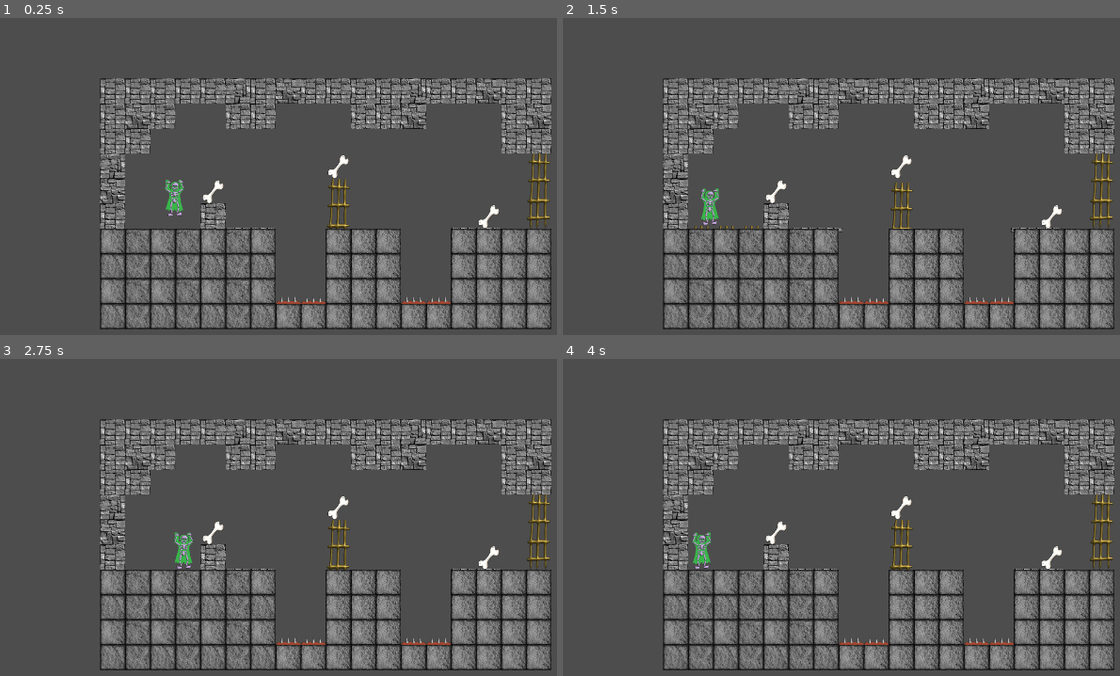
Above: before the commit, frames 1-4 (two rows, left to right).
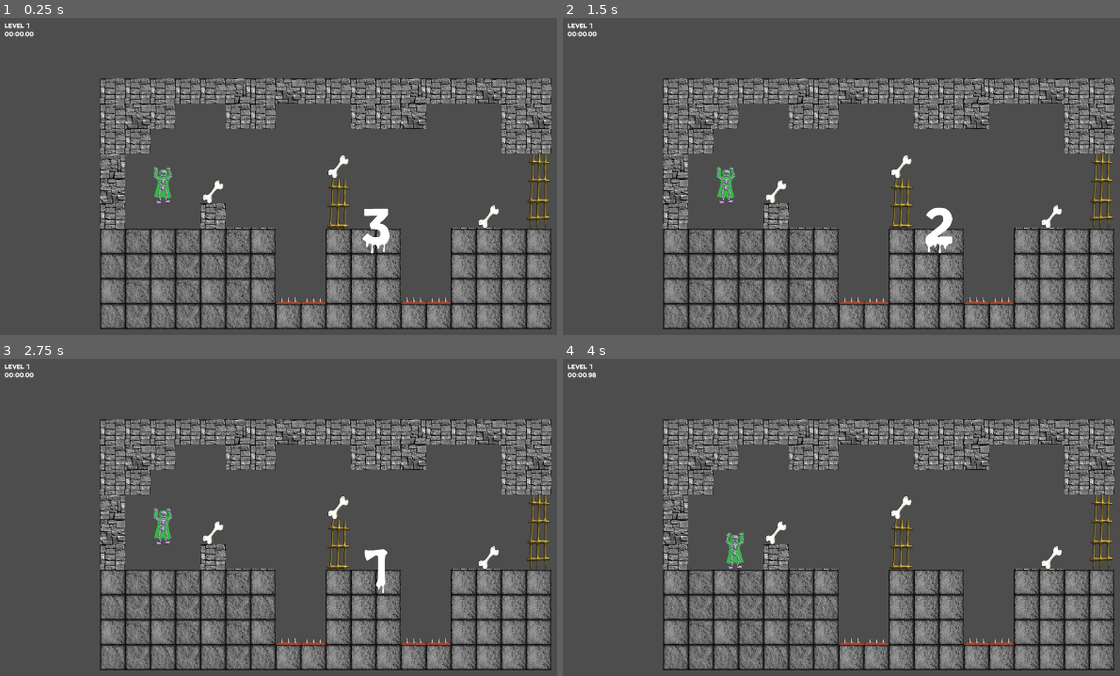
Above: after the commit, the same moments.

Repository: Drew-Wagner/Spectros
Game: Godot game, scene res://scenes/game.tscn
Two runs of this game, one before a commit and one after it. Both use one fixed random seed, a clock stepped at 60 frames per second and the inputs below.
Inputs:
- Up to frame 1 (0.25 s): no input
- Up to frame 2 (1.5 s): tap Space (toggle) at 0.6, 1.35 s
- Up to frame 3 (2.75 s): tap Space (toggle) at 2.1 s
- Up to frame 4 (4 s): tap Space (toggle) at 2.85, 3.6 s

The runs differ from the first frame. In frame 1, 1.0% of the frame differs, in the area x 0-70%, y 1-75%; in frame 2, 1.3%, in the area x 0-90%, y 1-75%; in frame 3, 0.9%; in frame 4, 0.6%.

Commit message:
level timer

Diff:
--- /dev/null
+++ b/halloween.tres
@@ -0,0 +1,3 @@
+[gd_resource type="Theme" format=3 uid="uid://c8yr1ofry6eot"]
+
+[resource]
--- a/project.godot
+++ b/project.godot
@@ -21,8 +21,15 @@
 
 [display]
 
+window/size/viewport_width=1920
+window/size/viewport_height=1080
 window/size/window_width_override=1920
 window/size/window_height_override=1080
+
+[gui]
+
+theme/custom="res://halloween.tres"
+theme/custom_font="res://fonts/CFHalloween-Regular.ttf"
 
 [input]
 
--- a/scenes/game.tscn
+++ b/scenes/game.tscn
@@ -15,6 +15,7 @@
 toggle_sounds = Array[AudioStream]([ExtResource("3_o2w25"), ExtResource("4_5x8y0")])
 win_sound = ExtResource("5_f3xnp")
 lose_sound = ExtResource("6_006ic")
+is_countdown_enabled = true
 
 [node name="Camera2D" type="Camera2D" parent="."]
 
@@ -36,6 +37,26 @@
 horizontal_alignment = 1
 vertical_alignment = 1
 
+[node name="MarginContainer" type="MarginContainer" parent="CanvasLayer"]
+offset_right = 40.0
+offset_bottom = 40.0
+theme_override_constants/margin_left = 12
+theme_override_constants/margin_top = 12
+
+[node name="HBoxContainer" type="VBoxContainer" parent="CanvasLayer/MarginContainer"]
+layout_mode = 2
+
+[node name="LevelLabel" type="Label" parent="CanvasLayer/MarginContainer/HBoxContainer"]
+unique_name_in_owner = true
+layout_mode = 2
+text = "Level 1"
+uppercase = true
+
+[node name="TimeLabel" type="Label" parent="CanvasLayer/MarginContainer/HBoxContainer"]
+unique_name_in_owner = true
+layout_mode = 2
+text = "00:00.00"
+
 [node name="AudioStreamPlayer2D" type="AudioStreamPlayer2D" parent="."]
 
 [connection signal="killed" from="MainCharacter" to="." method="on_character_die"]
--- /dev/null
+++ b/scenes/main_menu.tscn
@@ -0,0 +1,35 @@
+[gd_scene format=3 uid="uid://djsf8quqac6or"]
+
+[node name="main_menu" type="CanvasLayer"]
+
+[node name="GridContainer" type="GridContainer" parent="."]
+anchors_preset = 15
+anchor_right = 1.0
+anchor_bottom = 1.0
+grow_horizontal = 2
+grow_vertical = 2
+columns = 3
+
+[node name="Spacer" type="Control" parent="GridContainer"]
+layout_mode = 2
+size_flags_horizontal = 3
+size_flags_vertical = 3
+
+[node name="Title" type="VBoxContainer" parent="GridContainer"]
+layout_mode = 2
+size_flags_horizontal = 3
+size_flags_vertical = 3
+alignment = 1
+
+[node name="Title" type="Label" parent="GridContainer/Title"]
+layout_mode = 2
+theme_type_variation = &"HeaderLarge"
+theme_override_font_sizes/font_size = 96
+text = "SKELETOMB"
+horizontal_alignment = 1
+vertical_alignment = 1
+
+[node name="Spacer2" type="Control" parent="GridContainer"]
+layout_mode = 2
+size_flags_horizontal = 3
+size_flags_vertical = 3
--- a/scripts/game_manager.gd
+++ b/scripts/game_manager.gd
@@ -13,11 +13,15 @@
 @export var is_countdown_enabled: bool
 
 var toggle_sound_index = 0
+var level_time = 0
 
+@onready var level_label: Label = %LevelLabel
+@onready var time_label: Label = %TimeLabel
 @onready var audioStreamPlayer: AudioStreamPlayer2D = $AudioStreamPlayer2D
 @onready var main_character: MainCharacter = $MainCharacter
 
 var spawn_location: Vector2
+var is_paused: bool
 
 func _ready():
 	OnOff.toggle.connect(play_toggle_sound)
@@ -41,11 +45,16 @@
 	if level:
 		level.queue_free()
 
+	level_time = 0
+
 	# Spawn in level
 	level = levels[level_index].instantiate() as BaseLevel
 	level.completed.connect(next_level)
 
 	Callable(add_child).call_deferred(level)
+
+	level_label.text = "Level %s" % str(level_index + 1)
+	time_label.text = "00:00.00"
 
 	respawn()
 	# Countdown
@@ -67,9 +76,23 @@
 				unpause()
 		)
 
+
 # Called every frame. 'delta' is the elapsed time since the previous frame.
 func _process(delta):
-	pass
+	if not is_paused:
+		level_time += delta
+
+		var minutes = int(level_time / 60)
+		var remainingSeconds = int(level_time) % 60
+		var fraction = int((level_time - int(level_time)) * 100)
+
+		var formattedMinutes = "%02d" % minutes
+		var formattedSeconds = "%02d" % remainingSeconds
+		var formattedFraction = "%02d" % fraction
+
+		var formattedTime = formattedMinutes + ":" + formattedSeconds + "." + formattedFraction
+
+		time_label.text = formattedTime
 
 func play_toggle_sound():
 	audioStreamPlayer.stream = toggle_sounds[toggle_sound_index]
@@ -83,13 +106,14 @@
 	main_character.velocity = Vector2.ZERO
 
 func pause():
+	is_paused = true
 	propagate_call("set_physics_process", [false])
 	OnOff.paused = true
 
 func unpause():
+	is_paused = false
 	OnOff.paused = false
 	propagate_call("set_physics_process", [true])
-
 
 func on_character_die():
 	audioStreamPlayer.stream = lose_sound
Binary file added: fonts/CFHalloween-Regular.ttf
Not shown, added: fonts/CFHalloween-Regular.ttf.import
